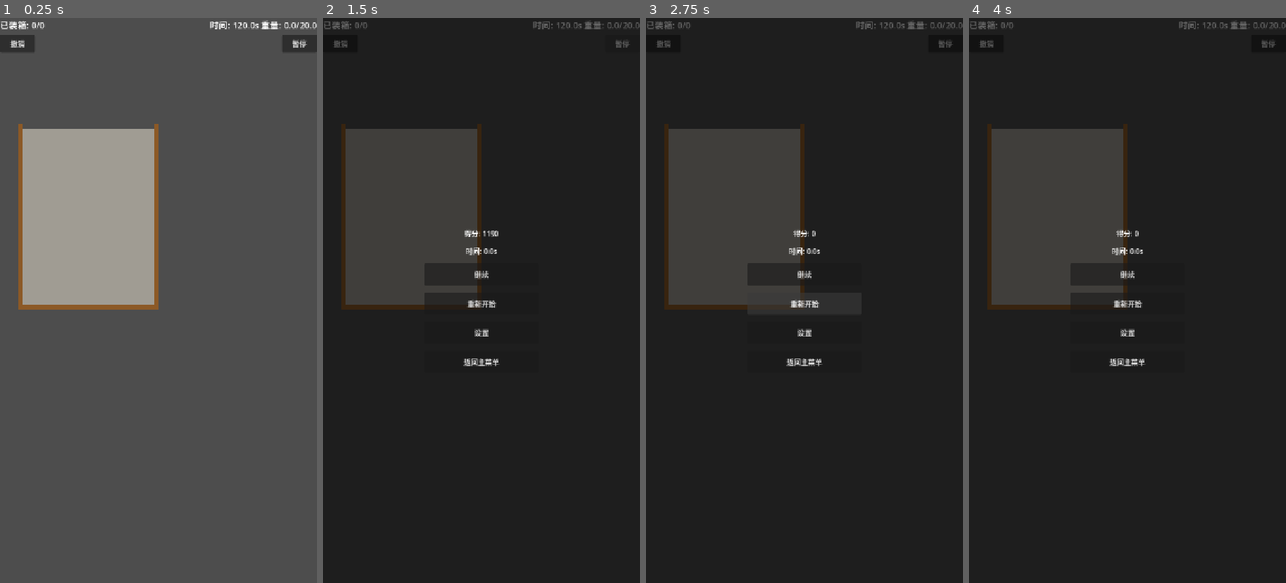
Above: before the commit, frames 1-4 (left to right).
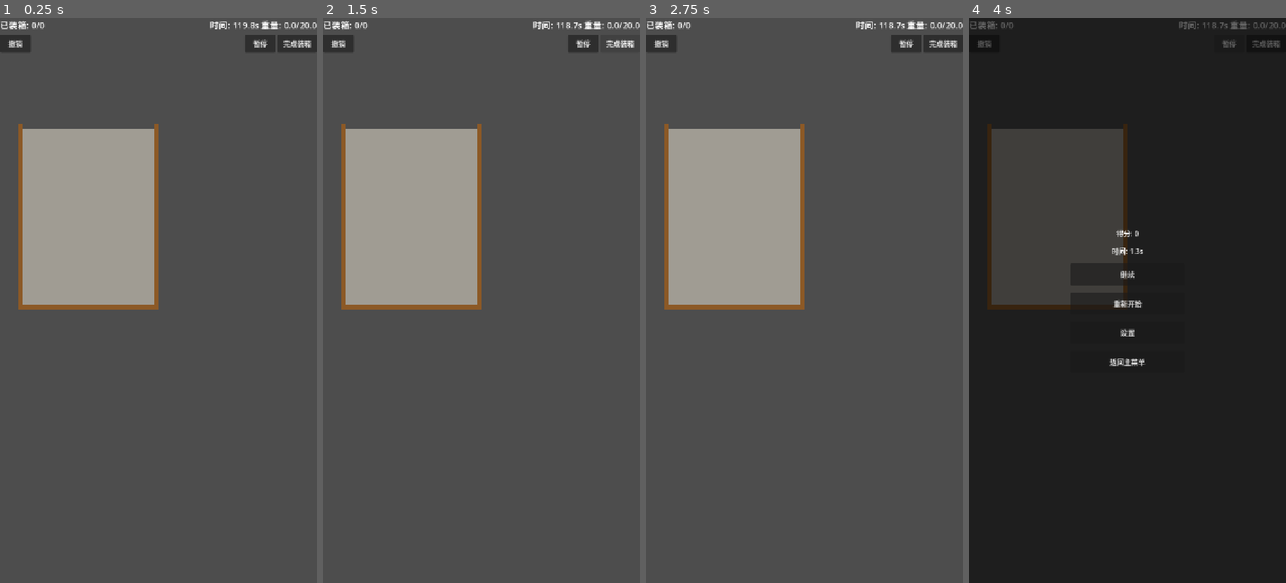
Above: after the commit, the same moments.

Repository: Moonset-Account/solo-527
Game: Godot game, scene res://scenes/game_level.tscn
The game is run twice, just before and just after one commit, with the same random seed, the same clock (stepped at 60 frames per second) and the same inputs. This scene is started directly instead of the project's main scene.
Inputs (mouse positions are in pixels of both pictures, inside the frame that each line leads up to):
- Up to frame 1 (0.25 s): no input
- Up to frame 2 (1.5 s): click "撤销" at 0.5 s; click (620, 46) at 1.25 s, where only the run after the commit has a clickable "完成装箱"
- Up to frame 3 (2.75 s): click (804, 306) at 2 s, where only the run before the commit has a clickable "重新开始"
- Up to frame 4 (4 s): click (1127, 306) at 2.75 s, where only the run before the commit has a clickable "重新开始"; click "暂停" at 3.5 s

The runs differ from the first frame. In frame 1, 0.5% of the frame differs, in the area x 2-99%, y 0-6%; in frame 2, 100%, in the area x 0-100%, y 0-100%; in frame 3, 100%; in frame 4, 0.2%.

Commit message:
chore: automation round 3 for q-1029

Diff:
--- a/scripts/game_level.gd
+++ b/scripts/game_level.gd
@@ -1,8 +1,8 @@
 extends Node2D
 
 var box_node: StaticBody2D
-var undo_system: Node
-var weight_system: Node
+var undo_system: UndoSystem
+var weight_system: WeightSystem
 
 var level_timer: float = 0.0
 var level_time_limit: float = 120.0
@@ -16,16 +16,19 @@
 var hint_label: Label
 var undo_button: Button
 var pause_button: Button
+var finish_button: Button
 var hud_layer: CanvasLayer
 
 var level_config: Dictionary = {}
 var level_id: String = ""
 var spawned_items: Array = []
+var item_staging_positions: Dictionary = {}
 var box_items_inside: Dictionary = {}
 var box_detection_area: Area2D
 var box_width: float = 300.0
 var box_height: float = 400.0
 var box_max_weight: float = 20.0
+var par_time: float = 120.0
 
 func _ready() -> void:
 	undo_system = UndoSystem.new()
@@ -62,7 +65,6 @@
 		_on_level_failed("时间到!")
 		return
 	_check_lose_condition()
-	_check_win_condition()
 
 func _input(event: InputEvent) -> void:
 	if event.is_action_pressed("pause") and is_level_active:
@@ -76,7 +78,8 @@
 	if level_config.is_empty():
 		DebugLogger.warn("Level data not found for id: " + level_id)
 		return
-	level_time_limit = float(level_config.get("par_time", 120))
+	level_time_limit = float(level_config.get("par_time", 120)) * 1.5
+	par_time = float(level_config.get("par_time", 120))
 	items_total_count = level_config.get("items", []).size()
 	box_width = float(level_config.get("box_width", 300))
 	box_height = float(level_config.get("box_height", 400))
@@ -209,7 +212,7 @@
 
 	undo_button = Button.new()
 	undo_button.text = "撤销"
-	undo_button.custom_minimum_size = Vector2(80, 40)
+	undo_button.custom_minimum_size = Vector2(70, 40)
 	undo_button.pressed.connect(_on_undo_pressed)
 	button_bar.add_child(undo_button)
 
@@ -219,9 +222,15 @@
 
 	pause_button = Button.new()
 	pause_button.text = "暂停"
-	pause_button.custom_minimum_size = Vector2(80, 40)
+	pause_button.custom_minimum_size = Vector2(70, 40)
 	pause_button.pressed.connect(_on_pause_pressed)
 	button_bar.add_child(pause_button)
+
+	finish_button = Button.new()
+	finish_button.text = "完成装箱"
+	finish_button.custom_minimum_size = Vector2(90, 40)
+	finish_button.pressed.connect(_on_finish_pressed)
+	button_bar.add_child(finish_button)
 
 	var hints = level_config.get("tutorial_hints", [])
 	if hints.size() > 0:
@@ -251,28 +260,37 @@
 	if box_items_inside[item]:
 		return
 	box_items_inside[item] = true
-	ScoreManager.add_score("item_packed", 100)
-	undo_system.push_action({"type": "place", "item_id": item.get_instance_id()})
+	undo_system.push_action({"type": "place", "item": item, "prev_pos": item.global_position})
 
 func _on_item_picked_up(item: RigidBody2D) -> void:
 	if not box_items_inside.has(item):
 		return
 	if box_items_inside[item]:
 		box_items_inside[item] = false
-		ScoreManager.add_score("item_removed", -100)
-		undo_system.push_action({"type": "remove", "item_id": item.get_instance_id()})
-
-func _check_win_condition() -> bool:
+		undo_system.push_action({"type": "remove", "item": item, "was_packed": true})
+
+func _on_finish_pressed() -> void:
+	if not is_level_active:
+		return
 	var packed := get_packed_count()
-	if packed < items_total_count:
-		return false
+	if packed == 0:
+		_on_level_failed("没有装入任何物品!")
+		return
 	var crushed = check_fragile_under_pressure()
 	if crushed.size() > 0:
-		return false
+		var crushed_names: Array = []
+		for c in crushed:
+			if "item_data" in c and c.item_data:
+				crushed_names.append(c.item_data.item_name)
+		_on_level_failed("易碎品被压碎了: " + ", ".join(crushed_names))
+		return
 	if is_overweight():
-		return false
+		_on_level_failed("箱子超重了! 当前:" + str(snappedf(get_total_weight(), 0.1)) + "kg 上限:" + str(snappedf(box_max_weight, 0.1)) + "kg")
+		return
+	if packed < items_total_count:
+		_on_level_failed("还有 " + str(items_total_count - packed) + " 件物品未装箱!")
+		return
 	_on_level_complete()
-	return true
 
 func _check_lose_condition() -> bool:
 	if _lose_triggered:
@@ -286,18 +304,15 @@
 		_on_level_failed("易碎品被压碎了: " + ", ".join(crushed_names))
 		return true
 	if is_overweight():
-		_on_level_failed("箱子超重了!")
+		_on_level_failed("箱子超重了! 当前:" + str(snappedf(get_total_weight(), 0.1)) + "kg 上限:" + str(snappedf(box_max_weight, 0.1)) + "kg")
 		return true
 	return false
 
 func _on_level_complete() -> void:
 	is_level_active = false
-	var time_bonus := int(maxf(level_time_limit - level_timer, 0.0)) * 10
-	if time_bonus > 0:
-		ScoreManager.add_score("time_bonus", time_bonus)
 	var packed := get_packed_count()
-	var stars := _calculate_stars_from_packed(packed, items_total_count)
-	var score := ScoreManager.get_current_score()
+	var stars := _calculate_stars(packed, level_timer)
+	var score := packed * 100 + int(maxf(par_time - level_timer, 0.0)) * 10
 	LevelManager.complete_level(level_id, stars)
 	var next_level_id = str(int(level_id) + 1)
 	if LevelManager.get_level_data(next_level_id).size() > 0:
@@ -308,17 +323,14 @@
 	GameManager.last_packed = packed
 	GameManager.change_state(GameManager.GameState.RESULTS)
 
-func _calculate_stars_from_packed(packed: int, total: int) -> int:
-	if total <= 0:
+func _calculate_stars(packed: int, time: float) -> int:
+	if packed < items_total_count:
 		return 0
-	if packed >= total:
+	if time <= par_time:
 		return 3
-	var ratio: float = float(packed) / float(total)
-	if ratio >= 0.66:
+	if time <= par_time * 1.25:
 		return 2
-	if ratio >= 0.33:
-		return 1
-	return 0
+	return 1
 
 func _on_level_failed(reason: String) -> void:
 	if _lose_triggered:
@@ -327,6 +339,7 @@
 	is_level_active = false
 	GameManager.failure_reason = reason
 	GameManager.last_packed = get_packed_count()
+	GameManager.last_time = level_timer
 	GameManager.change_state(GameManager.GameState.FAILURE)
 
 func _on_pause_pressed() -> void:
@@ -335,11 +348,25 @@
 	hud_layer.add_child(pause_menu)
 
 func _on_undo_pressed() -> void:
-	if undo_system and undo_system.can_undo():
-		var action = undo_system.undo()
-		if action.is_empty():
-			return
-		ScoreManager.undo_last_score()
+	if not undo_system or not undo_system.can_undo():
+		return
+	var action = undo_system.undo()
+	if action.is_empty():
+		return
+	var action_type = action.get("type", "")
+	var item_ref = action.get("item", null)
+	if action_type == "place" and is_instance_valid(item_ref):
+		box_items_inside[item_ref] = false
+		var staging_pos = item_staging_positions.get(item_ref.get_instance_id(), Vector2(550, 100))
+		item_ref.global_position = staging_pos
+		item_ref.linear_velocity = Vector2.ZERO
+		item_ref.angular_velocity = 0.0
+		item_ref.freeze = true
+		await get_tree().create_timer(0.05).timeout
+		if is_instance_valid(item_ref):
+			item_ref.freeze = false
+	elif action_type == "remove" and is_instance_valid(item_ref):
+		box_items_inside[item_ref] = true
 
 func spawn_items_from_config(config: Dictionary) -> void:
 	var items_data = config.get("items", [])
@@ -361,9 +388,11 @@
 		item.set_script(item_script)
 		item.collision_layer = 2
 		item.collision_mask = 1 | 2
-		item.position = Vector2(staging_x, staging_y + i * 100.0)
+		var spawn_pos = Vector2(staging_x, staging_y + i * 100.0)
+		item.position = spawn_pos
 		add_child(item)
 		item.setup_from_data(data)
+		item_staging_positions[item.get_instance_id()] = spawn_pos
 		if item.has_signal("item_dropped") and not item.item_dropped.is_connected(_on_item_dropped):
 			item.item_dropped.connect(_on_item_dropped)
 		if item.has_signal("item_picked_up") and not item.item_picked_up.is_connected(_on_item_picked_up):
--- a/scripts/ui/results_screen.gd
+++ b/scripts/ui/results_screen.gd
@@ -15,13 +15,6 @@
 @onready var replay_button: Button = $Panel/VBoxContainer/ButtonContainer/ReplayButton
 @onready var level_select_button: Button = $Panel/VBoxContainer/ButtonContainer/LevelSelectButton
 
-func setup(p_level_id: String, p_stars: int, p_score: int, p_time: float, p_packed: int) -> void:
-	level_id = p_level_id
-	stars = p_stars
-	score = p_score
-	time_taken = p_time
-	items_packed = p_packed
-
 func _ready() -> void:
 	level_id = GameManager.current_level_id
 	stars = GameManager.last_stars
@@ -36,12 +29,13 @@
 
 func _display_results() -> void:
 	title_label.text = "关卡完成"
-	score_value_label.text = str(score)
-	time_value_label.text = str(snappedf(time_taken, 0.1)) + "s"
-	packed_value_label.text = str(items_packed)
+	score_value_label.text = str(score) + "分"
+	time_value_label.text = str(snappedf(time_taken, 0.1)) + "秒"
+	packed_value_label.text = str(items_packed) + "件"
 
 func _animate_stars() -> void:
 	star_label.text = "☆☆☆"
+	star_label.add_theme_font_size_override("font_size", 48)
 	var tween := create_tween()
 	for i in range(stars):
 		tween.tween_callback(_set_star_count.bind(i + 1))
Not shown, changed: build.sh
Not shown, changed: run.sh
